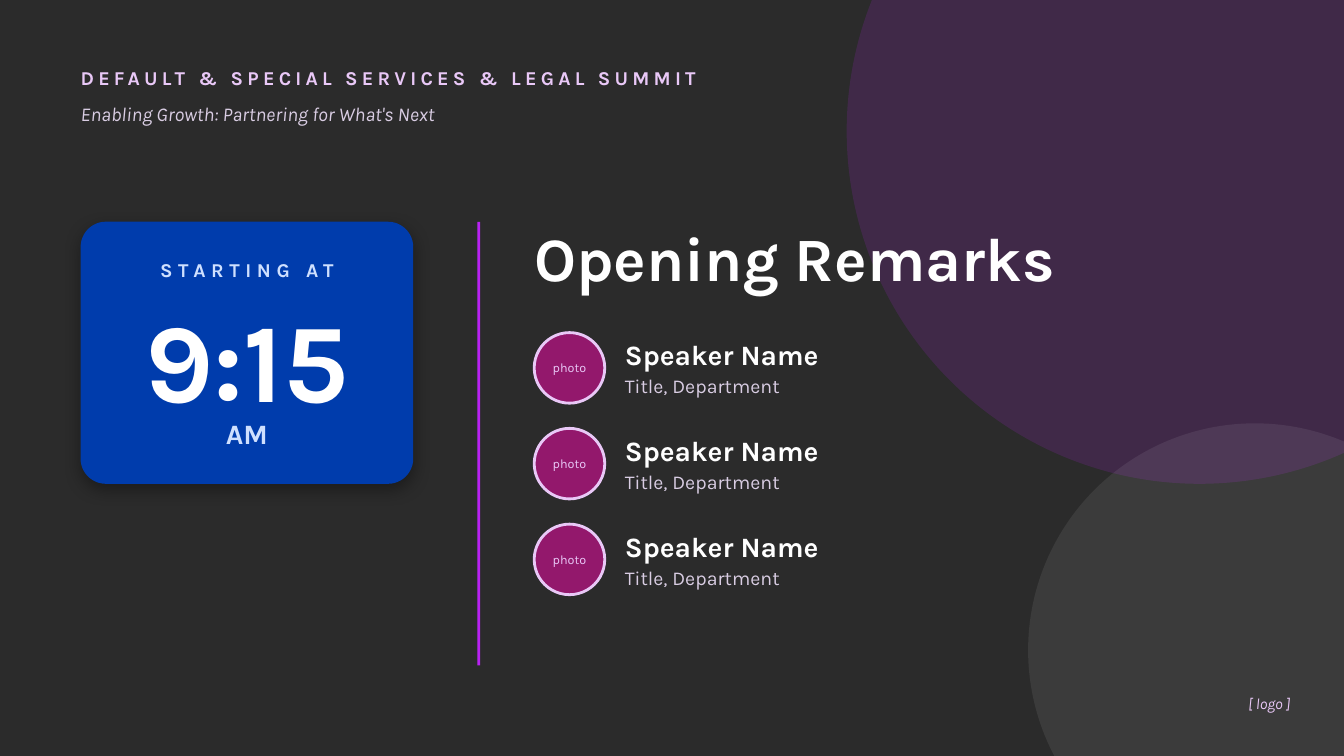
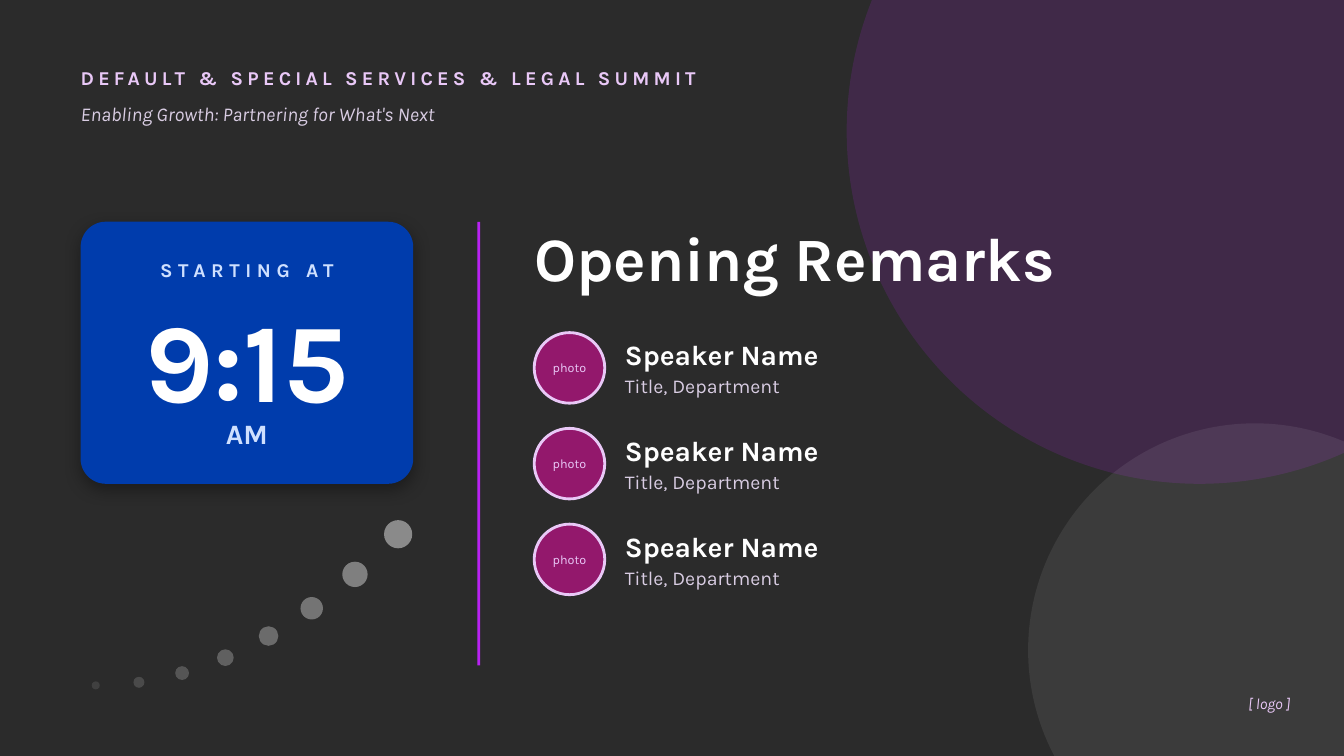
Before and after one commit to lindseycharlick-ctrl/sdgsdgs, a slide deck: slide 2 of mockup/Summit_Holding_Slide_Mockups.pptx. Drawn at 1344x756 pixels with LibreOffice and Linux fonts; fonts in the diff are those of the drawing; background and template pictures are left out; a plain dark background stands for a picture behind light text. Boxes give left, top, right and bottom in pixels: in the first picture for what was removed or moved away, otherwise in the second. Text is boxed around its words. In the diff, an @@ line names an element or a change of style, - is before the commit and + after.

```diff
--- a/mockup/Summit_Holding_Slide_Mockups.pptx
+++ b/mockup/Summit_Holding_Slide_Mockups.pptx
@@ ellipse added at <box>384,520,412,548</box>, fill #FFFFFF at 45% opacity @@
@@ ellipse added at <box>343,562,368,587</box>, fill #FFFFFF at 40% opacity @@
@@ ellipse added at <box>300,597,323,619</box>, fill #FFFFFF at 35% opacity @@
@@ ellipse added at <box>259,626,278,645</box>, fill #FFFFFF at 30% opacity @@
@@ ellipse added at <box>217,649,234,666</box>, fill #FFFFFF at 25% opacity @@
@@ ellipse added at <box>92,682,100,690</box>, fill #FFFFFF at 10% opacity @@
@@ ellipse added at <box>133,678,144,689</box>, fill #FFFFFF at 15% opacity @@
@@ ellipse added at <box>175,666,190,681</box>, fill #FFFFFF at 20% opacity @@
```
Also in this commit, not shown: 2 other slides changed, 4 other files.
